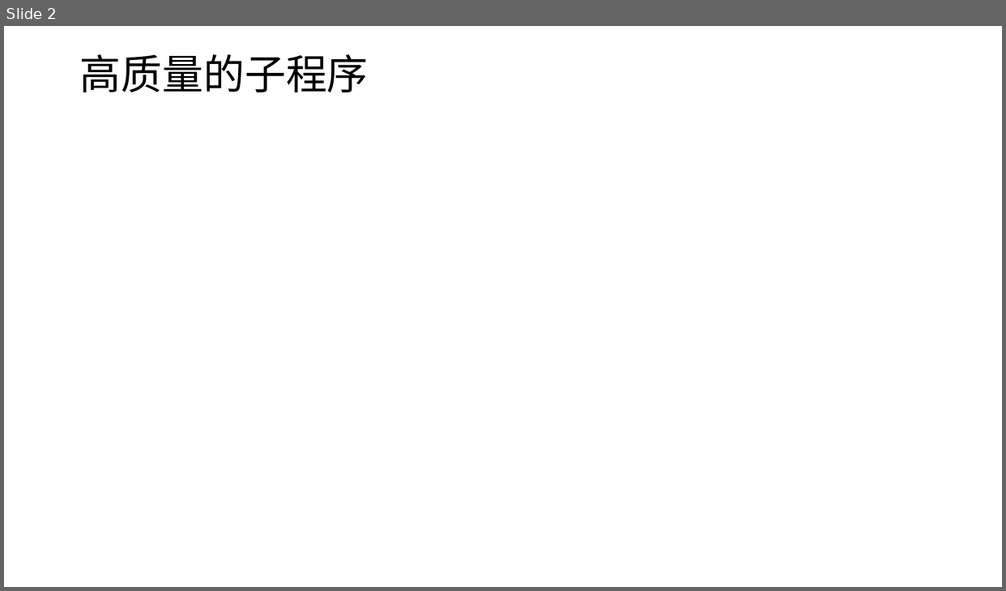
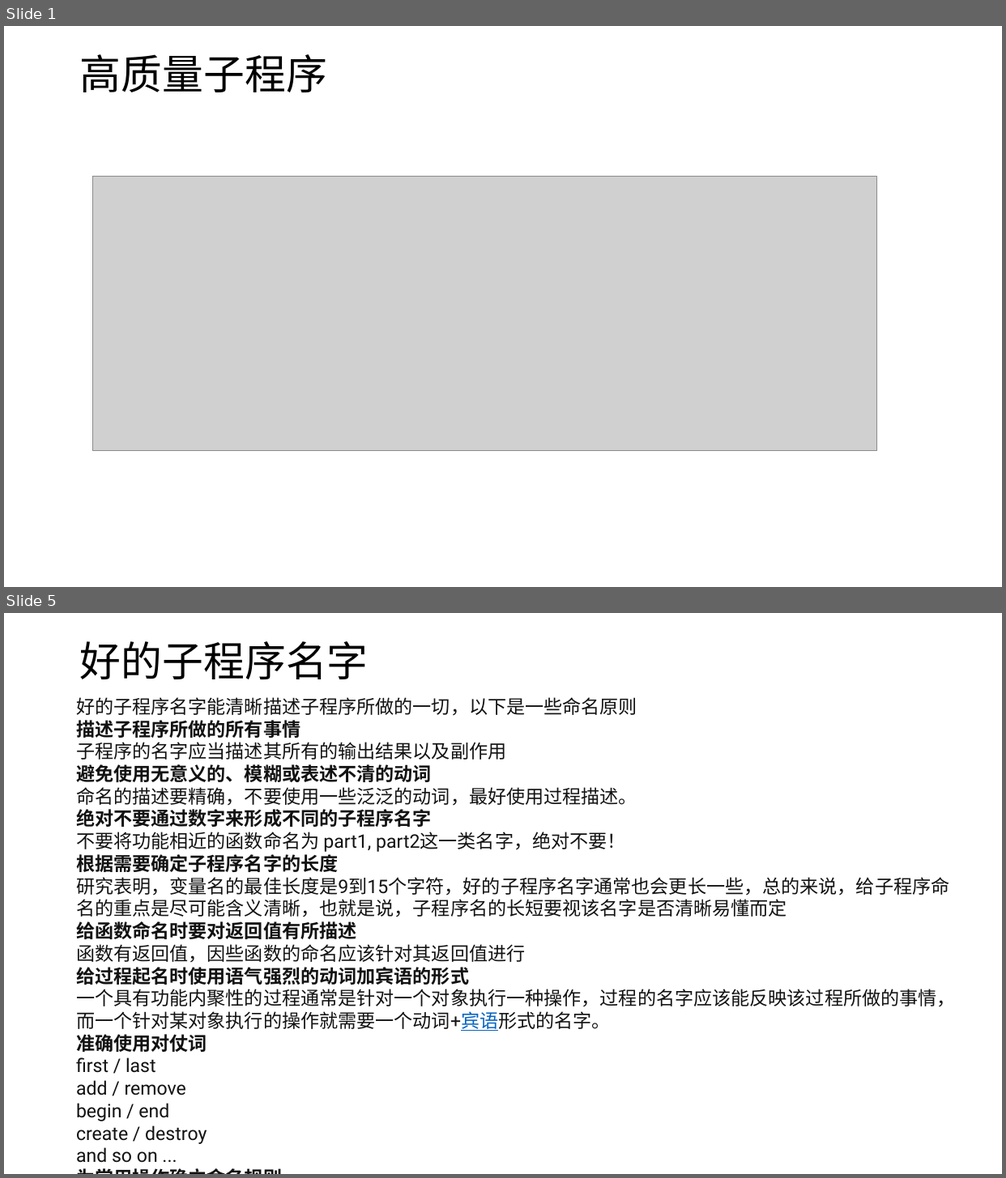
Before and after one commit to wswz963852/image, a slide deck: 演示文稿1.pptx. Shown one above the other, each under a label of ours: slide 2 before the commit, slides 1 and 5 after it; the slides between them are not shown. The pictures are 1006x591 and 1006x1178 pixels, drawn with LibreOffice and Linux fonts; fonts in the diff are those of the drawing; grey boxes stand for pictures. Boxes give left, top, right and bottom in pixels: in the first picture for what was removed or moved away, otherwise in the second. Text is boxed around its words. In the diff, an @@ line names an element or a change of style, - is before the commit and + after.

```diff
--- a/演示文稿1.pptx
+++ b/演示文稿1.pptx
@@ slide 5 added at (4, 613, 1002, 1174), background #FFFFFF @@
@@ title added at (80, 641, 368, 679), 39.6 pt, text #000000 @@
+好的子程序名字
@@ text added at (76, 697, 956, 1163), 18 pt, text #121212 @@
+好的子程序名字能清晰描述子程序所做的一切，以下是一些命名原则
+描述子程序所做的所有事情
+子程序的名字应当描述其所有的输出结果以及副作用
+避免使用无意义的、模糊或表述不清的动词
+命名的描述要精确，不要使用一些泛泛的动词，最好使用过程描述。
+绝对不要通过数字来形成不同的子程序名字
+不要将功能相近的函数命名为 part1, part2这一类名字，绝对不要！
+根据需要确定子程序名字的长度
+研究表明，变量名的最佳长度是9到15个字符，好的子程序名字通常也会更长一些，总的来说，给子程序命名的重点是尽可能含义清晰，也就是说，子程序名的长短要视该名字是否清晰易懂而定
+给函数命名时要对返回值有所描述
+函数有返回值，因些函数的命名应该针对其返回值进行
+给过程起名时使用语气强烈的动词加宾语的形式
+一个具有功能内聚性的过程通常是针对一个对象执行一种操作，过程的名字应该能反映该过程所做的事情，而一个针对某对象执行的操作就需要一个动词+宾语形式的名字。
+准确使用对仗词
+first / last
+add / remove
+begin / end
+create / destroy
+and so on ...
+为常用操作确立命名规则
@@ what was slide 2 is now slide 1 @@
@@ slide 1 changed as well @@
@@ title at (80, 54, 327, 92): text changed @@
-高质量的子程序
+高质量子程序
@@ picture added at (92, 177, 877, 450) @@
```
Also in this commit, not shown: 1 other slide changed, 5 other slides added, 1 slide removed.
